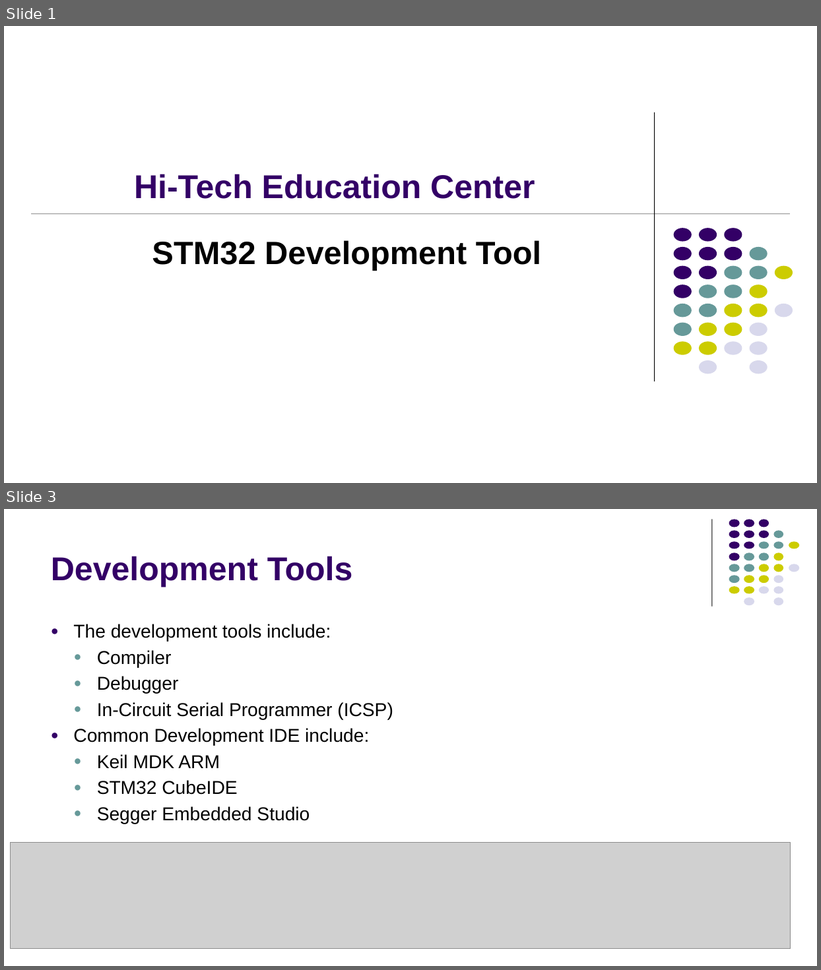
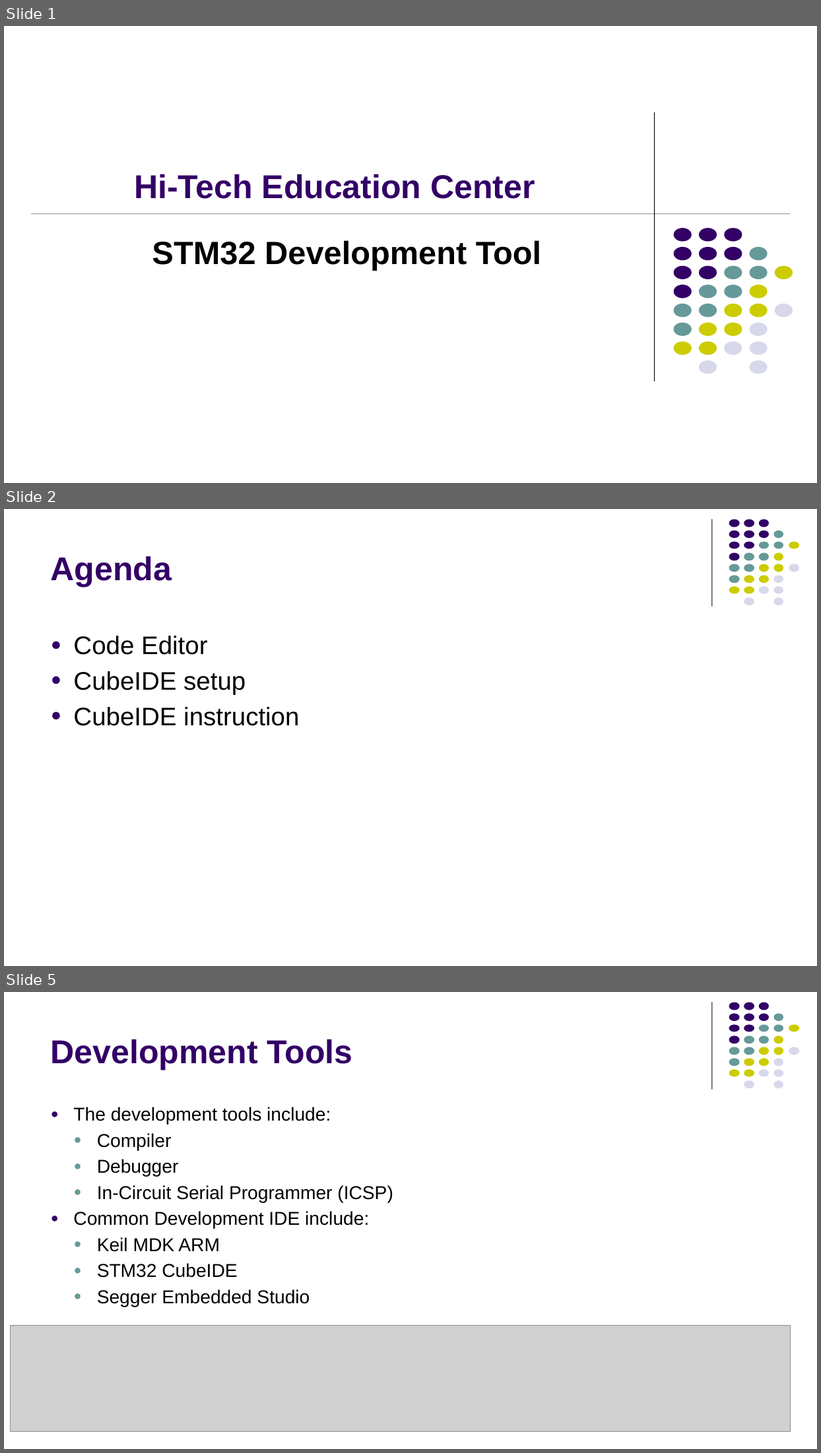
Before and after one commit to kmtekvn/hitech_stm32_basic, a slide deck: 04. Slides/02. STM32 & CubeIDE/Development Guide STM32.pptx. Shown one above the other, each under a label of ours: slides 1 and 3 before the commit, slides 1, 2 and 5 after it; the slides between them are not shown. The pictures are 821x970 and 821x1453 pixels, drawn with LibreOffice and Linux fonts; fonts in the diff are those of the drawing; grey boxes stand for pictures. Boxes give left, top, right and bottom in pixels: in the first picture for what was removed or moved away, otherwise in the second. Text is boxed around its words. In the diff, an @@ line names an element or a change of style, - is before the commit and + after.

```diff
--- a/04. Slides/02. STM32 & CubeIDE/Development Guide STM32.pptx
+++ b/04. Slides/02. STM32 & CubeIDE/Development Guide STM32.pptx
@@ slide 2 added at [4, 509, 817, 966], background #FFFFFF; not listed: 32 template elements that a slide beside it also shows @@
@@ title added at [51, 556, 172, 587], 39 pt, text #330066, bold @@
+Agenda
@@ text added at [73, 636, 299, 726], 30 pt, text #000000 @@
+● Code Editor
+● CubeIDE setup
+● CubeIDE instruction
@@ what was slide 3 is now slide 5 @@
```
Also in this commit, not shown: 14 slides changed, 8 other slides added, 1 slide removed, 7 other files.
